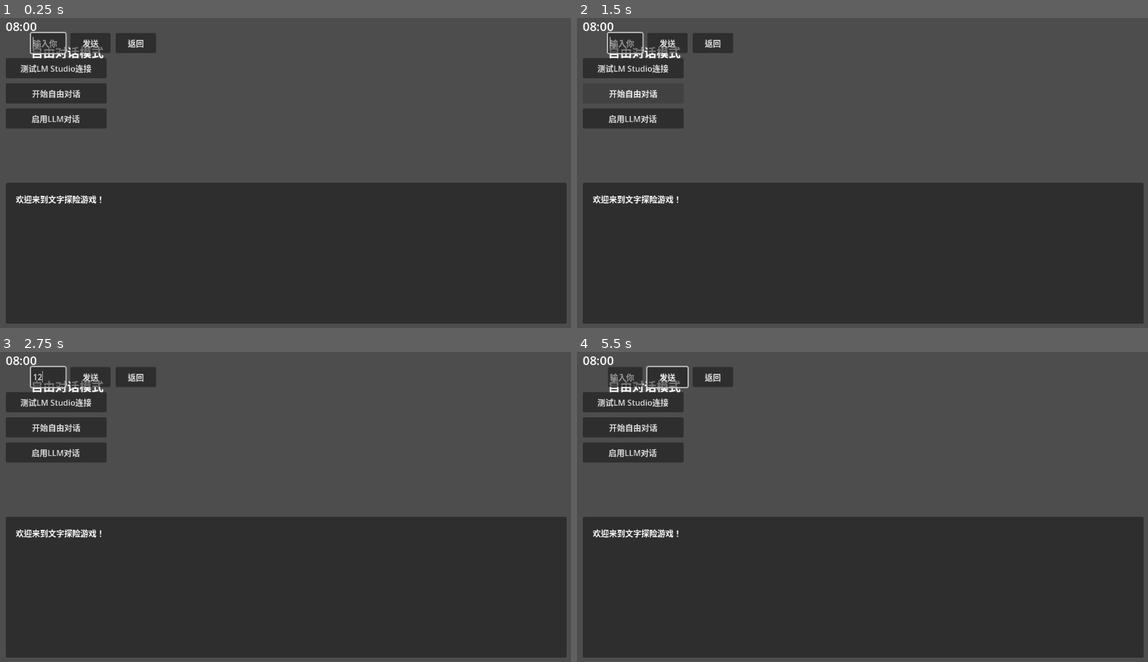
Above: before the commit, frames 1-4 (two rows, left to right).
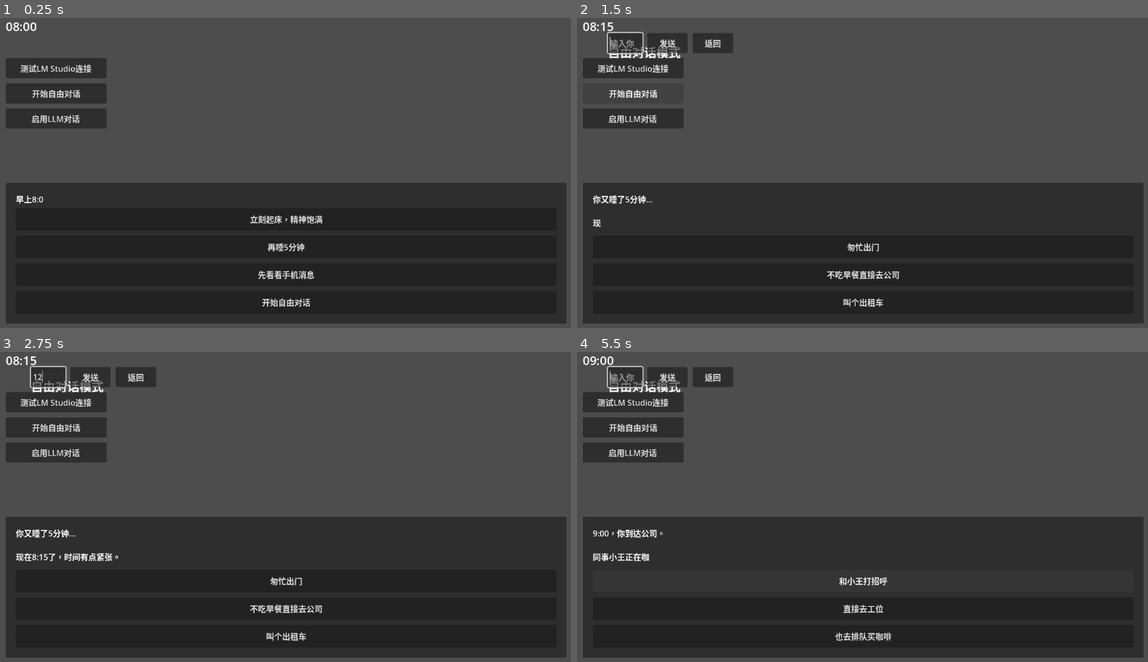
Above: after the commit, the same moments.

Repository: Garena544/godot_game_test
Game: Godot game, scene res://scenes/Main.tscn
The game is run twice, just before and just after one commit, with the same random seed, the same clock (stepped at 60 frames per second) and the same inputs.
Inputs (mouse positions are in pixels of both pictures, inside the frame that each line leads up to):
- Up to frame 1 (0.25 s): no input
- Up to frame 2 (1.5 s): click (862, 247) at 0.5 s, where only the run after the commit has a clickable "再睡5分钟"; click "开始自由对话" at 1.25 s
- Up to frame 3 (2.75 s): click (45, 376) at 2.02 s; type "12" at 2.1 s
- Up to frame 4 (5.5 s): click "开始自由对话" at 2.75 s; click "发送" at 3.5 s; click (862, 581) at 4.25 s, where only the run after the commit has a clickable "匆忙出门"; click (862, 581) at 5 s, where only the run after the commit has a clickable "和小王打招呼"

The runs differ from the first frame. In frame 1, 2.2% of the frame differs, in the area x 2-57%, y 4-94%; in frame 2, 0.7%; in frame 3, 1.0%; in frame 4, 1.1%.

Commit message:
实现智能NPC对话系统，只在有NPC对话的剧情中启动LLM

Diff:
--- a/scripts/DialogueManager.gd
+++ b/scripts/DialogueManager.gd
@@ -34,7 +34,8 @@
 			{"id": "snooze_alarm", "text": "再睡5分钟"},
 			{"id": "check_phone", "text": "先看看手机消息"},
 			{"id": "free_dialogue", "text": "开始自由对话"}
-		]
+		],
+		"has_npc_dialogue": false  # 这是场景描述，不是NPC对话
 	},
 	"get_up_early": {
 		"text": "你精神饱满地起床了！\n\n洗漱完毕，准备出门。今天感觉状态不错。",
@@ -42,7 +43,8 @@
 			{"id": "take_bus", "text": "坐公交车去公司"},
 			{"id": "take_subway", "text": "坐地铁去公司"},
 			{"id": "order_breakfast", "text": "先点个早餐外卖"}
-		]
+		],
+		"has_npc_dialogue": false
 	},
 	"snooze_alarm": {
 		"text": "你又睡了5分钟...\n\n现在8:15了，时间有点紧张。",
@@ -50,7 +52,8 @@
 			{"id": "rush_out", "text": "匆忙出门"},
 			{"id": "skip_breakfast", "text": "不吃早餐直接去公司"},
 			{"id": "call_taxi", "text": "叫个出租车"}
-		]
+		],
+		"has_npc_dialogue": false
 	},
 	"check_phone": {
 		"text": "你拿起手机，发现老板在群里@了所有人：\n\n'今天有个紧急需求，大家早点到公司！'",
@@ -58,7 +61,8 @@
 			{"id": "rush_to_company", "text": "立刻出发去公司"},
 			{"id": "reply_ok", "text": "回复'收到'然后准备"},
 			{"id": "ignore_message", "text": "假装没看到"}
-		]
+		],
+		"has_npc_dialogue": true  # 这是老板的消息，需要NPC对话
 	},
 	"arrive_company": {
 		"text": "9:00，你到达公司。\n\n同事小王正在咖啡机前排队，看起来有点疲惫。",
@@ -66,7 +70,8 @@
 			{"id": "greet_wang", "text": "和小王打招呼"},
 			{"id": "go_desk", "text": "直接去工位"},
 			{"id": "get_coffee", "text": "也去排队买咖啡"}
-		]
+		],
+		"has_npc_dialogue": false
 	},
 	"greet_wang": {
 		"text": "'早啊小王！'你打招呼。\n\n'早...昨晚又加班到12点，这个bug太难搞了。'小王苦笑道。",
@@ -74,14 +79,16 @@
 			{"id": "help_wang", "text": "'要不要我帮你看看？'"},
 			{"id": "sympathize", "text": "'辛苦了，互联网人都不容易'"},
 			{"id": "focus_own_work", "text": "'我先去忙自己的事了'"}
-		]
+		],
+		"has_npc_dialogue": true  # 这是和小王的对话
 	},
 	"help_wang": {
 		"text": "你决定帮助小王。\n\n经过半小时的调试，你们一起解决了这个bug。小王很感激。",
 		"choices": [
 			{"id": "continue_work", "text": "继续自己的工作"},
 			{"id": "team_lunch", "text": "约小王一起吃午饭"}
-		]
+		],
+		"has_npc_dialogue": false
 	},
 	"morning_meeting": {
 		"text": "10:00，晨会时间。\n\n产品经理小李正在讲解新功能需求，看起来又是一个'简单'的需求。",
@@ -89,7 +96,8 @@
 			{"id": "ask_questions", "text": "提出技术问题"},
 			{"id": "accept_quietly", "text": "默默接受"},
 			{"id": "suggest_timeline", "text": "建议合理的时间安排"}
-		]
+		],
+		"has_npc_dialogue": false
 	},
 	"ask_questions": {
 		"text": "你提出了几个技术细节问题。\n\n小李有点不耐烦：'这个很简单，你们程序员总是想得太复杂。'",
@@ -97,7 +105,8 @@
 			{"id": "insist_details", "text": "坚持要详细讨论"},
 			{"id": "compromise", "text": "妥协，先做出来看看"},
 			{"id": "document_concerns", "text": "把问题记录下来"}
-		]
+		],
+		"has_npc_dialogue": true  # 这是和小李的对话
 	},
 	"lunch_time": {
 		"text": "12:00，午饭时间。\n\n同事们都在讨论去哪里吃饭。",
@@ -105,7 +114,8 @@
 			{"id": "company_canteen", "text": "去公司食堂"},
 			{"id": "order_delivery", "text": "点外卖"},
 			{"id": "go_outside", "text": "出去吃"}
-		]
+		],
+		"has_npc_dialogue": false
 	},
 	"afternoon_work": {
 		"text": "13:30，下午工作开始。\n\n你正在专注地写代码，突然测试小姐姐小红走了过来。",
@@ -113,7 +123,8 @@
 			{"id": "greet_hong", "text": "和小红打招呼"},
 			{"id": "focus_coding", "text": "继续专注写代码"},
 			{"id": "ask_test_status", "text": "询问测试进度"}
-		]
+		],
+		"has_npc_dialogue": false
 	},
 	"greet_hong": {
 		"text": "'小红，有什么问题吗？'你问道。\n\n'你昨天提交的代码有个小问题，能帮我看看吗？'小红说。",
@@ -121,14 +132,16 @@
 			{"id": "help_hong", "text": "立刻帮她解决"},
 			{"id": "schedule_later", "text": "约个时间稍后处理"},
 			{"id": "explain_priority", "text": "解释当前工作优先级"}
-		]
+		],
+		"has_npc_dialogue": true  # 这是和小红的对话
 	},
 	"help_hong": {
 		"text": "你花了一些时间帮小红解决了问题。\n\n她很感谢你的帮助，你们的关系更好了。",
 		"choices": [
 			{"id": "return_coding", "text": "回到自己的代码"},
 			{"id": "chat_more", "text": "多聊几句"}
-		]
+		],
+		"has_npc_dialogue": false
 	},
 	"evening_work": {
 		"text": "18:00，正常下班时间。\n\n但是你的代码还没写完，而且老板在群里问进度。",
@@ -136,21 +149,24 @@
 			{"id": "overtime_work", "text": "加班完成"},
 			{"id": "go_home", "text": "按时下班"},
 			{"id": "work_from_home", "text": "回家继续工作"}
-		]
+		],
+		"has_npc_dialogue": false
 	},
 	"overtime_work": {
 		"text": "你决定加班完成工作。\n\n20:00，终于完成了今天的任务。虽然很累，但很有成就感。",
 		"choices": [
 			{"id": "go_home_happy", "text": "开心地回家"},
 			{"id": "celebrate", "text": "和同事一起庆祝"}
-		]
+		],
+		"has_npc_dialogue": false
 	},
 	"go_home": {
 		"text": "你按时下班了。\n\n虽然工作没完成，但你觉得工作生活平衡很重要。",
 		"choices": [
 			{"id": "evening_rest", "text": "晚上好好休息"},
 			{"id": "plan_tomorrow", "text": "规划明天的工作"}
-		]
+		],
+		"has_npc_dialogue": false
 	},
 	"end_day": {
 		"text": "一天结束了。\n\n作为互联网牛马，你今天经历了各种挑战和选择。明天又是新的一天！",
@@ -158,7 +174,8 @@
 			{"id": "restart_day", "text": "重新开始这一天"},
 			{"id": "free_dialogue", "text": "开始自由对话"},
 			{"id": "end_game", "text": "结束游戏"}
-		]
+		],
+		"has_npc_dialogue": false
 	}
 }
 
@@ -212,8 +229,17 @@
 	if current_dialogue.has("text"):
 		var ui_manager = get_node("../UIManager")
 
-		# 自动启动自由对话模式
-		start_free_dialogue_with_context(current_dialogue["text"])
+		# 检查是否有NPC对话
+		if current_dialogue.has("has_npc_dialogue") and current_dialogue["has_npc_dialogue"]:
+			# 有NPC对话，启动自由对话模式
+			start_free_dialogue_with_context(current_dialogue["text"])
+		else:
+			# 没有NPC对话，使用预设对话
+			ui_manager.show_dialogue(current_dialogue["text"])
+
+			# 显示选择项
+			if current_dialogue.has("choices"):
+				ui_manager.show_choices(current_dialogue["choices"])
 
 func generate_llm_dialogue(original_text: String):
 	"""使用LLM生成对话"""
@@ -310,10 +336,13 @@
 
 func start_free_dialogue_with_context(context: String):
 	"""根据剧情上下文启动自由对话"""
-	print("启动剧情自由对话，上下文：", context)
+	print("启动NPC对话，上下文：", context)
+
+	# 根据剧情确定NPC角色
+	var npc_role = get_npc_role_from_context(context)
 
 	# 设置当前剧情上下文
-	current_context = "你是一个互联网公司的程序员，正在经历一天的工作生活。当前剧情：" + context + "\n\n请用自然、友好的语气与玩家对话，并根据剧情给出合适的回复。"
+	current_context = "你是一个互联网公司的程序员，正在与" + npc_role + "对话。当前剧情：" + context + "\n\n请以" + npc_role + "的身份，用自然、友好的语气与玩家对话，并根据剧情给出合适的回复。"
 
 	# 清空对话历史
 	conversation_history = []
@@ -327,7 +356,20 @@
 	game_manager.change_state(game_manager.GameState.DIALOGUE)
 
 	is_dialogue_active = true
-	print("剧情自由对话已启动")
+	print("NPC对话已启动")
+
+func get_npc_role_from_context(context: String) -> String:
+	"""根据剧情上下文确定NPC角色"""
+	if "老板" in context or "群里" in context:
+		return "老板"
+	elif "小王" in context:
+		return "同事小王"
+	elif "小李" in context:
+		return "产品经理小李"
+	elif "小红" in context:
+		return "测试小姐姐小红"
+	else:
+		return "同事"
 
 func send_message_to_ai(user_message: String):
 	"""发送消息到AI并获取回复"""
